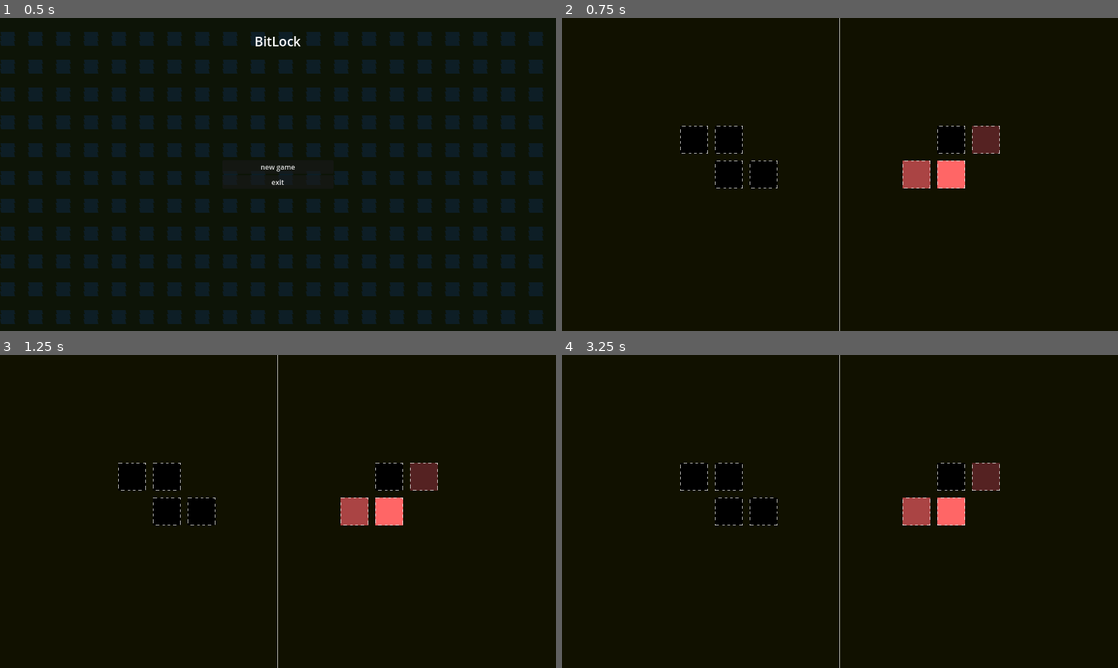
Above: before the commit, frames 1-4 (two rows, left to right).
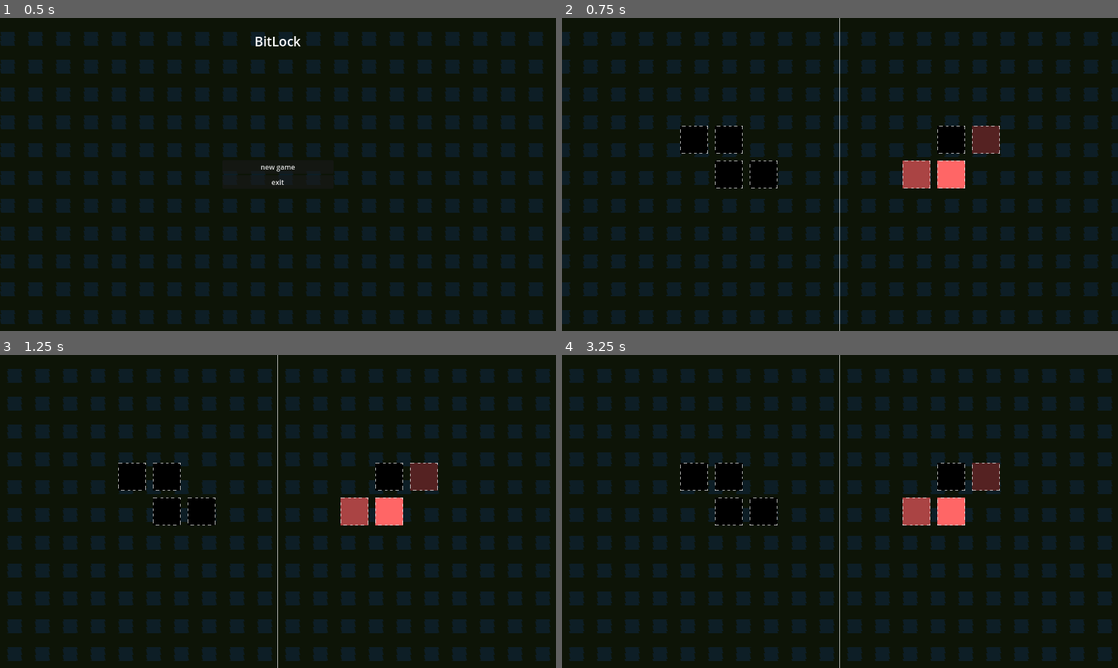
Above: after the commit, the same moments.

Repository: RullDeef/bitlock
Game: Godot game, scene res://main_menu/main_menu.tscn
The game is run twice, just before and just after one commit, with the same random seed, the same clock (stepped at 60 frames per second) and the same inputs.
Inputs (mouse positions are in pixels of both pictures, inside the frame that each line leads up to):
- Up to frame 1 (0.5 s): no input
- Up to frame 2 (0.75 s): click "new game" at 0.5 s
- Up to frame 3 (1.25 s): no input
- Up to frame 4 (3.25 s): move the mouse to (962, 495) at 1.27 s; click (962, 495) at 1.42 s; move the mouse to (728, 527) at 2.02 s; click (728, 527) at 2.17 s; move the mouse to (895, 442) at 2.77 s; click (895, 442) at 2.92 s

Frame 1 is identical in both runs. In frame 2, 23% of the frame differs, in the area x 0-100%, y 4-98%; in frame 3, 23%; in frame 4, 24%, in the area x 1-99%, y 4-98%.

Commit message:
finish first 5 levels

Diff:
--- a/game/game.tscn
+++ b/game/game.tscn
@@ -1,9 +1,15 @@
-[gd_scene load_steps=2 format=3 uid="uid://0lgsnjm4xes1"]
+[gd_scene load_steps=4 format=3 uid="uid://0lgsnjm4xes1"]
 
 [ext_resource type="Script" uid="uid://blf3u7schpd75" path="res://game/game.gd" id="1_l1rk1"]
+[ext_resource type="Shader" uid="uid://bfm8py65ci27b" path="res://main_menu/main_menu.gdshader" id="1_vasa2"]
 
-[node name="Game" type="Control"]
-layout_mode = 3
+[sub_resource type="ShaderMaterial" id="ShaderMaterial_h7iqs"]
+shader = ExtResource("1_vasa2")
+shader_parameter/speed = 1.0
+shader_parameter/scale = 64.0
+
+[node name="Game" type="Panel"]
+material = SubResource("ShaderMaterial_h7iqs")
 anchors_preset = 15
 anchor_right = 1.0
 anchor_bottom = 1.0
--- a/game/levels/4.tscn
+++ b/game/levels/4.tscn
@@ -3,19 +3,7 @@
 [ext_resource type="Script" uid="uid://lwoidw7knq0d" path="res://game/bit_holder.gd" id="1_jbyya"]
 [ext_resource type="PackedScene" uid="uid://rdas8502frsn" path="res://game/bit.tscn" id="2_cjt3l"]
 [ext_resource type="Shader" uid="uid://cd65qaxsac41b" path="res://game/bit.gdshader" id="3_2by5w"]
-[ext_resource type="Script" uid="uid://b60lvlxhsubqc" path="res://game/swapper.gd" id="4_cjt3l"]
-
-[sub_resource type="ShaderMaterial" id="ShaderMaterial_jbyya"]
-resource_local_to_scene = true
-shader = ExtResource("3_2by5w")
-shader_parameter/value = 0.0
-shader_parameter/base_color = Vector3(1, 1, 1)
-
-[sub_resource type="ShaderMaterial" id="ShaderMaterial_cjt3l"]
-resource_local_to_scene = true
-shader = ExtResource("3_2by5w")
-shader_parameter/value = 0.0
-shader_parameter/base_color = Vector3(1, 1, 1)
+[ext_resource type="PackedScene" uid="uid://da28einy2mwu5" path="res://game/swapper.tscn" id="4_cjt3l"]
 
 [sub_resource type="ShaderMaterial" id="ShaderMaterial_2by5w"]
 resource_local_to_scene = true
@@ -108,6 +96,18 @@
 shader_parameter/base_color = Vector3(1, 1, 1)
 
 [sub_resource type="ShaderMaterial" id="ShaderMaterial_0ewrg"]
+resource_local_to_scene = true
+shader = ExtResource("3_2by5w")
+shader_parameter/value = 0.0
+shader_parameter/base_color = Vector3(1, 1, 1)
+
+[sub_resource type="ShaderMaterial" id="ShaderMaterial_t76dp"]
+resource_local_to_scene = true
+shader = ExtResource("3_2by5w")
+shader_parameter/value = 0.0
+shader_parameter/base_color = Vector3(1, 1, 1)
+
+[sub_resource type="ShaderMaterial" id="ShaderMaterial_p68ev"]
 resource_local_to_scene = true
 shader = ExtResource("3_2by5w")
 shader_parameter/value = 0.0
@@ -205,10 +205,6 @@
 points = PackedVector2Array(640, 0, 640, 720)
 width = 1.0
 
-[node name="Swapper" type="Node2D" parent="." node_paths=PackedStringArray("bit_1", "bit_2")]
-script = ExtResource("4_cjt3l")
-bit_1 = NodePath("../Bit6")
-bit_2 = NodePath("../Bit8")
-
-[node name="AnimationPlayer" type="AnimationPlayer" parent="Swapper"]
-root_node = NodePath("../..")
+[node name="Swapper" parent="." node_paths=PackedStringArray("bit_1", "bit_2") instance=ExtResource("4_cjt3l")]
+bit_1 = NodePath("../Bit5")
+bit_2 = NodePath("../Bit3")
--- /dev/null
+++ b/game/levels/5.tscn
@@ -0,0 +1,219 @@
+[gd_scene load_steps=23 format=3 uid="uid://ctlg85jklbs25"]
+
+[ext_resource type="Script" uid="uid://lwoidw7knq0d" path="res://game/bit_holder.gd" id="1_ko3uc"]
+[ext_resource type="PackedScene" uid="uid://rdas8502frsn" path="res://game/bit.tscn" id="2_g0oke"]
+[ext_resource type="Shader" uid="uid://cd65qaxsac41b" path="res://game/bit.gdshader" id="3_174rf"]
+[ext_resource type="PackedScene" uid="uid://da28einy2mwu5" path="res://game/swapper.tscn" id="4_ko3uc"]
+
+[sub_resource type="ShaderMaterial" id="ShaderMaterial_ko3uc"]
+resource_local_to_scene = true
+shader = ExtResource("3_174rf")
+shader_parameter/value = 0.0
+shader_parameter/base_color = Vector3(1, 1, 1)
+
+[sub_resource type="ShaderMaterial" id="ShaderMaterial_g0oke"]
+resource_local_to_scene = true
+shader = ExtResource("3_174rf")
+shader_parameter/value = 0.0
+shader_parameter/base_color = Vector3(1, 1, 1)
+
+[sub_resource type="ShaderMaterial" id="ShaderMaterial_174rf"]
+resource_local_to_scene = true
+shader = ExtResource("3_174rf")
+shader_parameter/value = 0.0
+shader_parameter/base_color = Vector3(1, 1, 1)
+
+[sub_resource type="ShaderMaterial" id="ShaderMaterial_y5ude"]
+resource_local_to_scene = true
+shader = ExtResource("3_174rf")
+shader_parameter/value = 0.0
+shader_parameter/base_color = Vector3(1, 1, 1)
+
+[sub_resource type="ShaderMaterial" id="ShaderMaterial_3cn2u"]
+resource_local_to_scene = true
+shader = ExtResource("3_174rf")
+shader_parameter/value = 0.0
+shader_parameter/base_color = Vector3(1, 1, 1)
+
+[sub_resource type="ShaderMaterial" id="ShaderMaterial_myylx"]
+resource_local_to_scene = true
+shader = ExtResource("3_174rf")
+shader_parameter/value = 0.0
+shader_parameter/base_color = Vector3(1, 1, 1)
+
+[sub_resource type="ShaderMaterial" id="ShaderMaterial_m7vyx"]
+resource_local_to_scene = true
+shader = ExtResource("3_174rf")
+shader_parameter/value = 0.0
+shader_parameter/base_color = Vector3(1, 1, 1)
+
+[sub_resource type="ShaderMaterial" id="ShaderMaterial_ayvob"]
+resource_local_to_scene = true
+shader = ExtResource("3_174rf")
+shader_parameter/value = 0.0
+shader_parameter/base_color = Vector3(1, 1, 1)
+
+[sub_resource type="ShaderMaterial" id="ShaderMaterial_3yjav"]
+resource_local_to_scene = true
+shader = ExtResource("3_174rf")
+shader_parameter/value = 0.0
+shader_parameter/base_color = Vector3(1, 1, 1)
+
+[sub_resource type="ShaderMaterial" id="ShaderMaterial_y2hgi"]
+resource_local_to_scene = true
+shader = ExtResource("3_174rf")
+shader_parameter/value = 0.0
+shader_parameter/base_color = Vector3(1, 1, 1)
+
+[sub_resource type="ShaderMaterial" id="ShaderMaterial_rb1mq"]
+resource_local_to_scene = true
+shader = ExtResource("3_174rf")
+shader_parameter/value = 0.0
+shader_parameter/base_color = Vector3(1, 1, 1)
+
+[sub_resource type="ShaderMaterial" id="ShaderMaterial_a5f4h"]
+resource_local_to_scene = true
+shader = ExtResource("3_174rf")
+shader_parameter/value = 0.0
+shader_parameter/base_color = Vector3(1, 1, 1)
+
+[sub_resource type="ShaderMaterial" id="ShaderMaterial_worre"]
+resource_local_to_scene = true
+shader = ExtResource("3_174rf")
+shader_parameter/value = 0.0
+shader_parameter/base_color = Vector3(1, 1, 1)
+
+[sub_resource type="ShaderMaterial" id="ShaderMaterial_ttug7"]
+resource_local_to_scene = true
+shader = ExtResource("3_174rf")
+shader_parameter/value = 0.0
+shader_parameter/base_color = Vector3(1, 1, 1)
+
+[sub_resource type="ShaderMaterial" id="ShaderMaterial_op762"]
+resource_local_to_scene = true
+shader = ExtResource("3_174rf")
+shader_parameter/value = 0.0
+shader_parameter/base_color = Vector3(1, 1, 1)
+
+[sub_resource type="ShaderMaterial" id="ShaderMaterial_2idg5"]
+resource_local_to_scene = true
+shader = ExtResource("3_174rf")
+shader_parameter/value = 0.0
+shader_parameter/base_color = Vector3(1, 1, 1)
+
+[sub_resource type="ShaderMaterial" id="ShaderMaterial_0kryj"]
+resource_local_to_scene = true
+shader = ExtResource("3_174rf")
+shader_parameter/value = 0.0
+shader_parameter/base_color = Vector3(1, 1, 1)
+
+[sub_resource type="ShaderMaterial" id="ShaderMaterial_fm4d6"]
+resource_local_to_scene = true
+shader = ExtResource("3_174rf")
+shader_parameter/value = 0.0
+shader_parameter/base_color = Vector3(1, 1, 1)
+
+[node name="BitHolder" type="Node2D"]
+script = ExtResource("1_ko3uc")
+max_value = 4
+
+[node name="Bit1" parent="." instance=ExtResource("2_g0oke")]
+material = SubResource("ShaderMaterial_ko3uc")
+position = Vector2(352, 280)
+
+[node name="Bit2" parent="." instance=ExtResource("2_g0oke")]
+material = SubResource("ShaderMaterial_g0oke")
+position = Vector2(432, 280)
+
+[node name="Bit3" parent="." instance=ExtResource("2_g0oke")]
+material = SubResource("ShaderMaterial_174rf")
+position = Vector2(512, 280)
+
+[node name="Bit4" parent="." instance=ExtResource("2_g0oke")]
+material = SubResource("ShaderMaterial_y5ude")
+position = Vector2(352, 360)
+
+[node name="Bit5" parent="." instance=ExtResource("2_g0oke")]
+material = SubResource("ShaderMaterial_3cn2u")
+position = Vector2(432, 360)
+
+[node name="Bit6" parent="." instance=ExtResource("2_g0oke")]
+material = SubResource("ShaderMaterial_myylx")
+position = Vector2(512, 360)
+
+[node name="Bit7" parent="." instance=ExtResource("2_g0oke")]
+material = SubResource("ShaderMaterial_m7vyx")
+position = Vector2(352, 440)
+
+[node name="Bit8" parent="." instance=ExtResource("2_g0oke")]
+material = SubResource("ShaderMaterial_ayvob")
+position = Vector2(432, 440)
+
+[node name="Bit9" parent="." instance=ExtResource("2_g0oke")]
+material = SubResource("ShaderMaterial_3yjav")
+position = Vector2(512, 440)
+
+[node name="Bit10" parent="." instance=ExtResource("2_g0oke")]
+material = SubResource("ShaderMaterial_y2hgi")
+position = Vector2(768, 280)
+clickable = false
+
+[node name="Bit11" parent="." instance=ExtResource("2_g0oke")]
+material = SubResource("ShaderMaterial_rb1mq")
+position = Vector2(848, 280)
+clickable = false
+
+[node name="Bit12" parent="." instance=ExtResource("2_g0oke")]
+material = SubResource("ShaderMaterial_a5f4h")
+position = Vector2(928, 280)
+clickable = false
+value = 1
+
+[node name="Bit13" parent="." instance=ExtResource("2_g0oke")]
+material = SubResource("ShaderMaterial_worre")
+position = Vector2(768, 360)
+clickable = false
+value = 3
+
+[node name="Bit14" parent="." instance=ExtResource("2_g0oke")]
+material = SubResource("ShaderMaterial_ttug7")
+position = Vector2(848, 360)
+clickable = false
+value = 4
+
+[node name="Bit15" parent="." instance=ExtResource("2_g0oke")]
+material = SubResource("ShaderMaterial_op762")
+position = Vector2(928, 360)
+clickable = false
+
+[node name="Bit16" parent="." instance=ExtResource("2_g0oke")]
+material = SubResource("ShaderMaterial_2idg5")
+position = Vector2(848, 440)
+clickable = false
+
+[node name="Bit17" parent="." instance=ExtResource("2_g0oke")]
+material = SubResource("ShaderMaterial_0kryj")
+position = Vector2(768, 440)
+clickable = false
+
+[node name="Bit18" parent="." instance=ExtResource("2_g0oke")]
+material = SubResource("ShaderMaterial_fm4d6")
+position = Vector2(928, 440)
+clickable = false
+value = 2
+
+[node name="Mirror" type="Line2D" parent="."]
+points = PackedVector2Array(640, 0, 640, 720)
+width = 1.0
+
+[node name="Swapper" parent="." node_paths=PackedStringArray("bit_1", "bit_2") instance=ExtResource("4_ko3uc")]
+bit_1 = NodePath("../Bit1")
+bit_2 = NodePath("../Bit2")
+
+[node name="Swapper2" parent="." node_paths=PackedStringArray("bit_1", "bit_2") instance=ExtResource("4_ko3uc")]
+bit_1 = NodePath("../Bit5")
+bit_2 = NodePath("../Bit6")
+
+[node name="Swapper3" parent="." node_paths=PackedStringArray("bit_1", "bit_2") instance=ExtResource("4_ko3uc")]
+bit_1 = NodePath("../Bit7")
+bit_2 = NodePath("../Bit8")
--- a/game/swapper.gd
+++ b/game/swapper.gd
@@ -2,8 +2,15 @@
 extends Node2D
 class_name Swapper
 
-@export var bit_1: Node2D
-@export var bit_2: Node2D
+@export var bit_1: Node2D:
+	set(node):
+		bit_1 = node
+		queue_redraw()
+
+@export var bit_2: Node2D:
+	set(node):
+		bit_2 = node
+		queue_redraw()
 
 var animation_duration := 0.25 # in seconds
 
@@ -12,25 +19,41 @@
 var anim_queue: Array[String] = []
 
 func _ready() -> void:
-	$AnimationPlayer.add_animation_library("", AnimationLibrary.new())
-	_build_swap_animation("swap_12", bit_1.global_position, bit_2.global_position)
-	_build_swap_animation("swap_21", bit_2.global_position, bit_1.global_position)
+	var library: AnimationLibrary
+	if not $AnimationPlayer.has_animation_library(""):
+		library = AnimationLibrary.new()
+		library.resource_local_to_scene = true
+		$AnimationPlayer.add_animation_library("", library)
+	else:
+		library = $AnimationPlayer.get_animation_library("")
+	if not anim_queue.is_empty():
+		library.remove_animation("swap_12")
+		library.remove_animation("swap_21")
+		anim_queue.clear()
+	_build_swap_animation("swap_12", bit_1.global_position, bit_2.global_position, false)
+	_build_swap_animation("swap_21", bit_2.global_position, bit_1.global_position, true)
 
-func _build_swap_animation(anim_name: String, pos_1: Vector2, pos_2: Vector2) -> void:
+func _build_swap_animation(anim_name: String, pos_1: Vector2, pos_2: Vector2, over: bool) -> void:
 	var anim = Animation.new()
 	anim.length = animation_duration
 
 	var trackA = anim.add_track(Animation.TYPE_VALUE)
-	anim.track_set_path(trackA, "%s:global_position" % bit_1.get_path())
+	anim.track_set_path(trackA, NodePath("%s:global_position" % bit_1.get_path()))
 	anim.track_insert_key(trackA, 0.0, pos_1)
 	anim.track_insert_key(trackA, animation_duration, pos_2)
 
+	var trackA_size = anim.add_track(Animation.TYPE_VALUE)
+	anim.track_set_path(trackA_size, NodePath("%s:scale" % (bit_1 if over else bit_2).get_path()))
+	anim.track_insert_key(trackA_size, 0.0, Vector2(1, 1))
+	anim.track_insert_key(trackA_size, animation_duration / 2, Vector2(0.5, 0.5))
+	anim.track_insert_key(trackA_size, animation_duration, Vector2(1, 1))
+
 	var trackB = anim.add_track(Animation.TYPE_VALUE)
-	anim.track_set_path(trackB, "%s:global_position" % bit_2.get_path())
+	anim.track_set_path(trackB, NodePath("%s:global_position" % bit_2.get_path()))
 	anim.track_insert_key(trackB, 0.0, pos_2)
 	anim.track_insert_key(trackB, animation_duration, pos_1)
 
-	for t in [trackA, trackB]:
+	for t in [trackA, trackA_size, trackB]:
 		for k in 2:
 			anim.track_set_key_transition(t, k, Tween.EASE_IN_OUT)
 	var library: AnimationLibrary = $AnimationPlayer.get_animation_library("")
--- /dev/null
+++ b/game/swapper.tscn
@@ -0,0 +1,9 @@
+[gd_scene load_steps=2 format=3 uid="uid://da28einy2mwu5"]
+
+[ext_resource type="Script" uid="uid://b60lvlxhsubqc" path="res://game/swapper.gd" id="1_agstn"]
+
+[node name="Swapper" type="Node2D"]
+script = ExtResource("1_agstn")
+
+[node name="AnimationPlayer" type="AnimationPlayer" parent="."]
+root_node = NodePath("../..")
Not shown: 1 places in game/levels/4.tscn that only renumber resources
